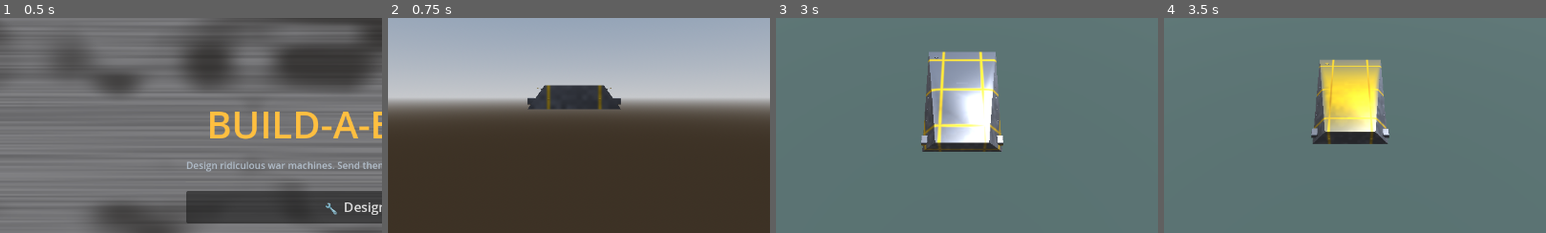
Above: before the commit, frames 1-4 (left to right).
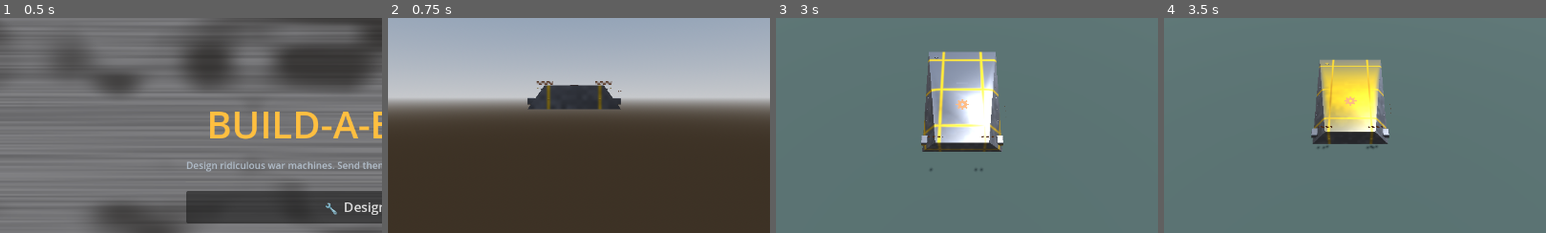
Above: after the commit, the same moments.

Repository: bobcatchris15-eng/Build-A-Bomber
Game: Godot game, scene res://scenes/MainMenu.tscn
Two runs of this game, one before a commit and one after it. Both use one fixed random seed, a clock stepped at 60 frames per second and the inputs below.
Inputs:
- Up to frame 1 (0.5 s): no input
- Up to frame 2 (0.75 s): click "🔧 Design Lab" at 0.5 s
- Up to frame 3 (3 s): click "Blueprint Library..." at 1.25 s; click "Mirror Placement [M]" at 2 s; click "Test in Arena" at 2.75 s
- Up to frame 4 (3.5 s): no input
The pictures show only the part of the screen within x 26-76%, y 32-82%; the shares and areas given below are measured in that part.

Frame 1 is identical in both runs. In frame 2, 0.1% of the frame differs, in the area x 38-62%, y 29-35%; in frame 3, 0.1%; in frame 4, 0.1%, in the area x 40-60%, y 36-61%.

Commit message:
Shared decal/stencil atlas - hazard stripes, serial stencils, mascot icons for all 10 factions
Implements VISUAL_ART_DIRECTION.md 1.4's shared decal library and wires up
the shader's previously-inert decal_tint parameter. Unlike the greeble
cards (5 factions, deliberately silhouette-scale), this applies to all 10
factions uniformly and stays genuinely small/detail-scale.

New hull_decals.gd, same procedural-at-runtime approach that worked for
greebles: every shape - including the stencil serial number's actual
digits, via a hand-encoded 3x5 pixel font - is drawn into a small Image
and cached, no hand-painted assets. Mascot icons are deliberately
simplified to plain geometric crests (gear/hex/star/snowflake/diamond/
cross/blade/leaf) rather than illustrated mascots, per Chris's own
invitation to simplify anything needing real art quality - a detailed
mascot at procedural resolution would be an unrecognizable blob.

Found and fixed a real bug while verifying with screenshots: every decal
was invisible in-game despite completely correct node/material/texture
setup (confirmed via direct inspection). Root cause: decals sat only 0.03
units above the hull's NOMINAL catalog height, but the real authored mesh
has a small ridge detail proud of that nominal size, burying the decal
under real geometry. Fixed with generous proportional clearance matching
the greeble cards' approach, plus nearest-neighbor texture filtering
(linear filtering was blurring the small cutout shapes into blobs).

Verified: 93/93 automated tests green (1 new - universal 4-decal set per
faction, hazard-stripe texture confirmed literally shared while mascot
icons are confirmed genuinely different shapes, re-theming replaces
rather than accumulates, real spawn-pipeline check). Windowed screenshots
across all 10 factions confirm every decal element actually renders and
reads distinctly per faction.

Co-Authored-By: Claude Sonnet 5 <noreply@anthropic.com>

Diff:
--- a/prototype/run_tests.gd
+++ b/prototype/run_tests.gd
@@ -67,6 +67,7 @@
 	success = success and await test_brushed_aluminum_ui_theme()
 	success = success and await test_new_faction_mechanical_bonuses()
 	success = success and await test_hull_greebles()
+	success = success and await test_hull_decals()
 	success = success and await test_size_tiered_manufactories()
 	success = success and await test_win_condition()
 	success = success and await test_energy_pool_and_generators()
@@ -3244,6 +3245,103 @@
 		print("  [PASS] Salvage Union's cost discount, Ledger Combine's build-time reduction, Crimson Concordat's low-HP dps  …(274 unchanged characters)…
 	return ok
 
+func test_hull_decals() -> bool:
+	print("Running Test Suite: Faction Visual Identity - Shared Decal/Stencil Atlas (Hazard Stripes + Serial Stencils + Mascot Icons, All 10 Factions)...")
+	var HullDecals = preload("res://scripts/hull_decals.gd")
+	var FactionCatalog = preload("res://scripts/faction_catalog.gd")
+	var BlueprintManager = preload("res://scripts/blueprint_manager.gd")
+	var hull_size = Vector3(4.0, 1.0, 6.0)
+
+	var ok = true
+
+	# Unlike hull_greebles.gd, decals are UNIVERSAL - every one of the 10
+	# factions should get exactly 4 (2 hazard stripes + 1 serial + 1 mascot),
+	# never a no-op.
+	var ids = FactionCatalog.get_ids()
+	if ids.size() != 10:
+		print("  [FAIL] Expected 10 factions, got ", ids.size())
+		return false
+	for fac in ids:
+		var hull = Node3D.new()
+		root.add_child(hull)
+		HullDecals.apply_decals(hull, fac, hull_size)
+		var container = hull.get_node_or_null("HullDecals")
+		if not container or container.get_child_count() != 4:
+			print("  [FAIL] '", fac, "' should have exactly 4 decals (2 hazard + serial + mascot), got ", container.get_child_count() if container else "no container")
+			ok = false
+		hull.queue_free()
+	await process_frame
+
+	# decal_tint should track detail_color exactly (the accessor's whole
+	# point is to never silently drift from what the hull shader's own
+	# decal_tint uniform already carries).
+	for fac in ["industrialists", "crimson_concordat", "ledger_combine"]:
+		if FactionCatalog.get_visual_decal_tint(fac) != FactionCatalog.get_faction(fac).get("detail_color"):
+			print("  [FAIL] get_visual_decal_tint('", fac, "') should exactly match its detail_color")
+			ok = false
+
+	# Two different factions' mascot icons should be genuinely different
+	# shapes (different cached textures), not the same crest recolored -
+	# proves the per-faction simplification actually varies, not just tint.
+	var hull_a = Node3D.new()
+	root.add_child(hull_a)
+	HullDecals.apply_decals(hull_a, "industrialists", hull_size)
+	var hull_b = Node3D.new()
+	root.add_child(hull_b)
+	HullDecals.apply_decals(hull_b, "glacier_syndicate", hull_size)
+	var mascot_a = hull_a.get_node("HullDecals").get_children()[3].material_override.albedo_texture
+	var mascot_b = hull_b.get_node("HullDecals").get_children()[3].material_override.albedo_texture
+	if mascot_a == mascot_b:
+		print("  [FAIL] Industrialists and Glacier Syndicate should have genuinely different mascot icon shapes (gear vs. snowflake-star), not the same texture")
+		ok = false
+	# But their hazard-stripe texture (a shared, non-mascot element) SHOULD
+	# be the literal same cached texture resource - proves the "one shared
+	# atlas, re-tinted" model is real, not a fresh texture per faction.
+	var hazard_a = hull_a.get_node("HullDecals").get_children()[0].material_override.albedo_texture
+	var hazard_b = hull_b.get_node("HullDecals").get_children()[0].material_override.albedo_texture
+	if hazard_a != hazard_b:
+		print("  [FAIL] Every faction should share the identical cached hazard-stripe texture (only tint differs)")
+		ok = false
+	hull_a.queue_free()
+	hull_b.queue_free()
+	await process_frame
+
+	# Re-applying (a faction change in the Design Lab) must replace, not accumulate.
+	var reuse_hull = Node3D.new()
+	root.add_child(reuse_hull)
+	HullDecals.apply_decals(reuse_hull, "industrialists", hull_size)
+	HullDecals.apply_decals(reuse_hull, "technocrats", hull_size)
+	var reused_container = reuse_hull.get_node_or_null("HullDecals")
+	if not reused_container or reused_container.get_child_count() != 4:
+		print("  [FAIL] Re-applying decals for a different faction should REPLACE, not accumulate, got ", reused_container.get_child_count() if reused_container else "no container")
+		ok = false
+	reuse_hull.queue_free()
+	await process_frame
+
+	# Real spawn-pipeline check.
+	var bp_manager = BlueprintManager.new()
+	root.add_child(bp_manager)
+	var blueprint_data = {
+		"version": 1.0, "hull_type": "medium_hull",
+		"hull_scale": {"x": 1.0, "y": 1.0, "z": 1.0},
+		"armor_material": "hardened_steel", "faction": "dune_runners",
+		"modules": [],
+	}
+	var parent = Node3D.new()
+	root.add_child(parent)
+	var hull = bp_manager.reconstruct_vehicle(blueprint_data, parent, false)
+	var real_container = hull.get_node_or_null("HullDecals") if hull else null
+	if not real_container or real_container.get_child_count() != 4:
+		print("  [FAIL] A real reconstructed hull should carry exactly 4 decals regardless of faction")
+		ok = false
+	parent.queue_free()
+	bp_manager.queue_free()
+	await process_frame
+
+	if ok:
+		print("  [PASS] All 10 factions get the universal 4-decal set (hazard stripes share one cached texture, mascot icons genuinely differ in shape), re-theming replaces rather than accumulates, and a real reconstructed hull carries its decals.")
+	return ok
+
 func test_hull_greebles() -> bool:
 	print("Running Test Suite: Faction Visual Identity - Alpha-Cutout Greeble Cards (5 Treated Factions, 5 Untreated)...")
 	var HullGreebles = preload("res://scripts/hull_greebles.gd")
--- /dev/null
+++ b/prototype/scratch/capture_decal_topdown.gd
@@ -0,0 +1,39 @@
+extends SceneTree
+const BlueprintManager = preload("res://scripts/blueprint_manager.gd")
+func _init():
+	var world = Node3D.new()
+	root.add_child(world)
+	current_scene = world
+	var light = DirectionalLight3D.new()
+	world.add_child(light)
+	light.rotation_degrees = Vector3(-30, 60, 0)
+	light.light_energy = 0.9
+	var env_node = WorldEnvironment.new()
+	var env = Environment.new()
+	env.background_mode = Environment.BG_COLOR
+	env.background_color = Color(0.09, 0.1, 0.12)
+	env.ambient_light_source = Environment.AMBIENT_SOURCE_COLOR
+	env.ambient_light_color = Color(0.4, 0.4, 0.42)
+	env.ambient_light_energy = 1.1
+	env_node.environment = env
+	world.add_child(env_node)
+	var cam = Camera3D.new()
+	world.add_child(cam)
+	cam.look_at_from_position(Vector3(0, 2.2, 1.4), Vector3(0, 0.5, 0.9), Vector3(0,0,-1))
+	var bp = BlueprintManager.new()
+	world.add_child(bp)
+	var blueprint_data = {
+		"version": 1.0, "hull_type": "medium_hull",
+		"hull_scale": {"x": 1.0, "y": 1.0, "z": 1.0},
+		"armor_material": "hardened_steel", "armor_thickness": 1.0,
+		"faction": "industrialists", "modules": [],
+	}
+	var parent = Node3D.new()
+	world.add_child(parent)
+	bp.reconstruct_vehicle(blueprint_data, parent, false)
+	for i in range(6): await process_frame
+	DirAccess.make_dir_recursive_absolute("res://progress_captures/2026-07-13/decals")
+	var img = root.get_texture().get_image()
+	img.save_png("res://progress_captures/2026-07-13/decals/roof_mascot_topdown.png")
+	print("[CAPTURE] saved roof_mascot_topdown.png")
+	quit(0)
--- /dev/null
+++ b/prototype/scratch/capture_decals.gd
@@ -0,0 +1,85 @@
+extends SceneTree
+# Scratch: windowed screenshots proving the shared decal/stencil atlas -
+# hazard stripes + stencil serial + mascot icon actually appear and differ
+# by faction. Must run WITHOUT --headless.
+# Run: ./Godot_v4.3-stable_win64_console.exe --script scratch/capture_decals.gd
+
+const BlueprintManager = preload("res://scripts/blueprint_manager.gd")
+const FactionCatalog = preload("res://scripts/faction_catalog.gd")
+
+func _make_world() -> Node3D:
+	var world = Node3D.new()
+	root.add_child(world)
+	current_scene = world
+	var light = DirectionalLight3D.new()
+	world.add_child(light)
+	light.rotation_degrees = Vector3(-55, -20, 0)
+	light.light_energy = 1.3
+	var env_node = WorldEnvironment.new()
+	var env = Environment.new()
+	env.background_mode = Environment.BG_COLOR
+	env.background_color = Color(0.09, 0.1, 0.12)
+	env.ambient_light_source = Environment.AMBIENT_SOURCE_COLOR
+	env.ambient_light_color = Color(0.35, 0.35, 0.37)
+	env.ambient_light_energy = 0.8
+	env_node.environment = env
+	world.add_child(env_node)
+	return world
+
+func _init():
+	DirAccess.make_dir_recursive_absolute("res://progress_captures/2026-07-13/decals")
+
+	# --- All 10 factions, top-down-ish view so the roof mascot + side serial are visible ---
+	var world = _make_world()
+	var cam = Camera3D.new()
+	world.add_child(cam)
+	cam.look_at_from_position(Vector3(0, 12, 16), Vector3(0, 0.5, 0), Vector3.UP)
+	var bp = BlueprintManager.new()
+	world.add_child(bp)
+	var ids = FactionCatalog.get_ids()
+	var spacing = 4.2
+	var start_x = -spacing * (ids.size() - 1) / 2.0
+	for i in range(ids.size()):
+		var fac = ids[i]
+		var blueprint_data = {
+			"version": 1.0, "hull_type": "medium_hull",
+			"hull_scale": {"x": 1.0, "y": 1.0, "z": 1.0},
+			"armor_material": "hardened_steel", "armor_thickness": 1.0,
+			"faction": fac, "modules": [],
+		}
+		var parent = Node3D.new()
+		world.add_child(parent)
+		bp.reconstruct_vehicle(blueprint_data, parent, false)
+		parent.global_position = Vector3(start_x + i * spacing, 0, 0)
+	for i in range(6): await process_frame
+	var img = root.get_texture().get_image()
+	img.save_png("res://progress_captures/2026-07-13/decals/all_10_factions_topdown.png")
+	print("[CAPTURE] saved all_10_factions_topdown.png")
+	world.queue_free()
+	await process_frame
+
+	# --- Close-up on one hull's mascot + serial, per a few representative factions ---
+	for fac in ["industrialists", "glacier_syndicate", "crimson_concordat", "ledger_combine"]:
+		var world2 = _make_world()
+		var cam2 = Camera3D.new()
+		world2.add_child(cam2)
+		cam2.look_at_from_position(Vector3(3.5, 3.2, 4.5), Vector3(0, 0.6, 0.5), Vector3.UP)
+		var bp2 = BlueprintManager.new()
+		world2.add_child(bp2)
+		var blueprint_data2 = {
+			"version": 1.0, "hull_type": "medium_hull",
+			"hull_scale": {"x": 1.0, "y": 1.0, "z": 1.0},
+			"armor_material": "hardened_steel", "armor_thickness": 1.0,
+			"faction": fac, "modules": [],
+		}
+		var parent2 = Node3D.new()
+		world2.add_child(parent2)
+		bp2.reconstruct_vehicle(blueprint_data2, parent2, false)
+		for i in range(6): await process_frame
+		var img2 = root.get_texture().get_image()
+		img2.save_png("res://progress_captures/2026-07-13/decals/closeup_%s.png" % fac)
+		print("[CAPTURE] saved closeup_", fac, ".png")
+		world2.queue_free()
+		await process_frame
+
+	quit(0)
--- a/prototype/scripts/blueprint_manager.gd
+++ b/prototype/scripts/blueprint_manager.gd
@@ -4,6 +4,7 @@
 const HullDeformScript = preload("res://scripts/hull_deform.gd")
 const HullMaterialBuilderScript = preload("res://scripts/hull_material_builder.gd")
 const HullGreeblesScript = preload("res://scripts/hull_greebles.gd")
+const HullDecalsScript = preload("res://scripts/hull_decals.gd")
 
 func _vec3_to_dict(v: Vector3) -> Dictionary:
 	return {"x": v.x, "y": v.y, "z": v.z}
@@ -286,6 +287,7 @@
 	mesh_inst.material_override = HullMaterialBuilderScript.build_hull_material(armor_mat_name, faction_name)
 	hull.add_child(mesh_inst)
 	HullGreeblesScript.apply_greebles(hull, faction_name, catalog_data.size * hull_scale * armor_bulk)
+	HullDecalsScript.apply_decals(hull, faction_name, catalog_data.size * hull_scale * armor_bulk)
 
 	# Re-create Hull's CollisionShape3D (only in designer)
 	if is_designer:
--- a/prototype/scripts/faction_catalog.gd
+++ b/prototype/scripts/faction_catalog.gd
@@ -163,3 +163,12 @@
 
 static func get_visual_wear_amount(faction_id: String) -> float:
 	return get_faction(faction_id).get("wear_amount", 0.3)
+
+# decal_tint (VISUAL_ART_DIRECTION.md 1.4/2) mirrors detail_color today -
+# same value hull_material_builder.gd already passes as the hull shader's
+# (currently inert) decal_tint uniform, kept as its own accessor so
+# hull_decals.gd's real decal system and the shader's placeholder uniform
+# can never silently drift apart, and so a future faction could set a
+# genuinely different decal_tint without touching detail_color.
+static func get_visual_decal_tint(faction_id: String) -> Color:
+	return get_faction(faction_id).get("detail_color", Color(0.8, 0.8, 0.8))
--- /dev/null
+++ b/prototype/scripts/hull_decals.gd
@@ -0,0 +1,296 @@
+extends RefCounted
+class_name HullDecals
+# Shared decal/stencil atlas (VISUAL_ART_DIRECTION.md 1.4): hazard chevrons,
+# serial stencils, and a small per-faction mascot/insignia icon, one shared
+# library re-tinted per faction's decal_tint (== detail_color) - applies to
+# ALL 10 factions uniformly (unlike hull_greebles.gd's 5-faction silhouette-
+# extending exception), sized to stay genuinely detail-scale, never
+# competing with the silhouette.
+#
+# Same procedural-at-runtime approach that worked well for the greeble
+# cards: every shape (including the stencil serial NUMBER's digits, and
+# every mascot icon) is drawn into a small Image via plain pixel math and
+# cached, not a hand-painted asset - zero new dependency on this week's
+# fragile Blender import pipeline, and it means a "stencil" font that's
+# blocky/gapped by construction, which is genuinely what a real cut stencil
+# looks like, not just a workaround.
+#
+# Mascot icons are deliberately simplified to plain geometric crests (gear,
+# hexagon, star/sunburst, snowflake, diamond, cross, blade, lens/leaf) -
+# NOT detailed illustrated mascot creatures, which would need real
+# hand-authored art quality no pixel-math function can reasonably fake.
+# Chris's own framing invited exactly this call. See DECISIONS_NEEDED.md.
+
+const FactionCatalogScript = preload("res://scripts/faction_catalog.gd")
+
+const DECAL_TEXTURE_SIZE: int = 48
+static var _texture_cache: Dictionary = {}
+
+static func _get_texture(key: String, draw_fn: Callable) -> ImageTexture:
+	if _texture_cache.has(key):
+		return _texture_cache[key]
+	var img = Image.create(DECAL_TEXTURE_SIZE, DECAL_TEXTURE_SIZE, false, Image.FORMAT_RGBA8)
+	img.fill(Color(0, 0, 0, 0))
+	draw_fn.call(img)
+	var tex = ImageTexture.create_from_image(img)
+	_texture_cache[key] = tex
+	return tex
+
+# --- Hazard stripe pattern (diagonal alternating chevrons) ---
+static func _draw_hazard(img: Image):
+	var n = img.get_width()
+	var stripe_freq = 6.0
+	for x in range(n):
+		for y in range(n):
+			var u = float(x) / n
+			var v = float(y) / n
+			var band = fposmod((u + v) * stripe_freq, 2.0)
+			if band < 1.0:
+				img.set_pixel(x, y, Color(1, 1, 1, 1))
+
+# --- Tiny 3x5 stencil pixel-font, digits 0-9 (a real cut stencil is
+# blocky/gapped, so a coarse pixel font is thematically correct, not just
+# an approximation) ---
+const DIGIT_FONT = {
+	"0": ["111", "101", "101", "101", "111"],
+	"1": ["010", "110", "010", "010", "111"],
+	"2": ["111", "001", "111", "100", "111"],
+	"3": ["111", "001", "111", "001", "111"],
+	"4": ["101", "101", "111", "001", "001"],
+	"5": ["111", "100", "111", "001", "111"],
+	"6": ["111", "100", "111", "101", "111"],
+	"7": ["111", "001", "010", "010", "010"],
+	"8": ["111", "101", "111", "101", "111"],
+	"9": ["111", "101", "111", "001", "111"],
+}
+
+static func _draw_serial(img: Image, serial: String):
+	var scale = 3
+	var digit_w = 3 * scale
+	var digit_h = 5 * scale
+	var gap = 2
+	var total_w = serial.length() * digit_w + (serial.length() - 1) * gap
+	var start_x = (img.get_width() - total_w) / 2
+	var start_y = (img.get_height() - digit_h) / 2
+	for i in range(serial.length()):
+		var glyph = DIGIT_FONT.get(serial[i], DIGIT_FONT["0"])
+		var ox = start_x + i * (digit_w + gap)
+		for row in range(5):
+			for col in range(3):
+				if glyph[row][col] == "1":
+					for py in range(scale):
+						for px in range(scale):
+							img.set_pixel(ox + col * scale + px, start_y + row * scale + py, Color(1, 1, 1, 1))
+
+static func _get_faction_serial(faction: String) -> String:
+	return str(100 + (hash(faction) % 900))
+
+# --- Mascot/insignia icons - plain geometric crests, not illustrated
+# mascots (see file header) ---
+static func _draw_gear(img: Image):
+	var n = img.get_width()
+	var teeth = 8
+	var base_r = 0.27
+	var tooth_r = 0.38
+	var hub_r = 0.1
+	for x in range(n):
+		for y in range(n):
+			var dx = float(x) / n - 0.5
+			var dy = float(y) / n - 0.5
+			var r = sqrt(dx * dx + dy * dy)
+			var angle = atan2(dy, dx)
+			var r_at_angle = base_r if cos(angle * teeth) < 0.25 else tooth_r
+			if r <= r_at_angle and r >= hub_r:
+				img.set_pixel(x, y, Color(1, 1, 1, 1))
+
+static func _draw_hex(img: Image):
+	var n = img.get_width()
+	var radius = 0.36
+	var dirs = []
+	for i in range(6):
+		var a = i * PI / 3.0
+		dirs.append(Vector2(cos(a), sin(a)))
+	for x in range(n):
+		for y in range(n):
+			var dx = float(x) / n - 0.5
+			var dy = float(y) / n - 0.5
+			var p = Vector2(dx, dy)
+			var inside = true
+			for d in dirs:
+				if p.dot(d) > radius:
+					inside = false
+					break
+			if inside:
+				img.set_pixel(x, y, Color(1, 1, 1, 1))
+
+# Configurable pointed star - reused for Expansionists' compass star,
+# Dune Runners' thin sunburst, and Aerodrome Cartel's thick propeller.
+static func _draw_star(img: Image, points: int, outer_r: float, inner_ratio: float):
+	var n = img.get_width()
+	var seg = TAU / points
+	for x in range(n):
+		for y in range(n):
+			var dx = float(x) / n - 0.5
+			var dy = float(y) / n - 0.5
+			var r = sqrt(dx * dx + dy * dy)
+			var angle = atan2(dy, dx)
+			if angle < 0.0: angle += TAU
+			var local_angle = fmod(angle, seg) - seg / 2.0
+			var t = abs(local_angle) / (seg / 2.0)
+			var r_at_angle = lerp(outer_r, outer_r * inner_ratio, t)
+			if r <= r_at_angle:
+				img.set_pixel(x, y, Color(1, 1, 1, 1))
+
+static func _draw_diamond(img: Image):
+	var n = img.get_width()
+	var radius = 0.38
+	for x in range(n):
+		for y in range(n):
+			var dx = abs(float(x) / n - 0.5)
+			var dy = abs(float(y) / n - 0.5)
+			if dx + dy <= radius:
+				img.set_pixel(x, y, Color(1, 1, 1, 1))
+
+static func _draw_cross(img: Image):
+	var n = img.get_width()
+	var half_thick = 0.09
+	var radius = 0.38
+	for x in range(n):
+		for y in range(n):
+			var dx = float(x) / n - 0.5
+			var dy = float(y) / n - 0.5
+			var r = sqrt(dx * dx + dy * dy)
+			if r <= radius and (abs(dx) <= half_thick or abs(dy) <= half_thick):
+				img.set_pixel(x, y, Color(1, 1, 1, 1))
+
+# A blade with a crossguard - Crimson Concordat's trophy-spike motif.
+static func _draw_blade(img: Image):
+	var n = img.get_width()
+	for x in range(n):
+		for y in range(n):
+			var u = float(x) / n
+			var v = float(y) / n
+			var filled = false
+			if v <= 0.65:
+				var half_width = 0.05 + (0.65 - v) * 0.12
+				filled = abs(u - 0.5) <= half_width
+			elif v <= 0.78:
+				filled = abs(u - 0.5) <= 0.3
+			else:
+				filled = abs(u - 0.5) <= 0.05
+			if filled:
+				img.set_pixel(x, y, Color(1, 1, 1, 1))
+
+# A lens/leaf shape (vesica piscis - two overlapping circles) - Bayou
+# Irregulars' insignia.
+static func _draw_leaf(img: Image):
+	var n = img.get_width()
+	var r = 0.32
+	var offset = 0.22
+	var a = Vector2(0.5 - offset, 0.5)
+	var b = Vector2(0.5 + offset, 0.5)
+	for x in range(n):
+		for y in range(n):
+			var p = Vector2(float(x) / n, float(y) / n)
+			if p.distance_to(a) <= r and p.distance_to(b) <= r:
+				img.set_pixel(x, y, Color(1, 1, 1, 1))
+
+const MASCOT_SHAPES = {
+	"industrialists": "gear",
+	"technocrats": "hex",
+	"expansionists": "star_compass",
+	"salvage_union": "cross",
+	"crimson_concordat": "blade",
+	"glacier_syndicate": "star_snowflake",
+	"dune_runners": "star_sunburst",
+	"ledger_combine": "diamond",
+	"bayou_irregulars": "leaf",
+	"aerodrome_cartel": "star_propeller",
+}
+
+static func _get_mascot_texture(faction: String) -> ImageTexture:
+	var shape = MASCOT_SHAPES.get(faction, "gear")
+	match shape:
+		"gear": return _get_texture("mascot_gear", _draw_gear)
+		"hex": return _get_texture("mascot_hex", _draw_hex)
+		"diamond": return _get_texture("mascot_diamond", _draw_diamond)
+		"cross": return _get_texture("mascot_cross", _draw_cross)
+		"blade": return _get_texture("mascot_blade", _draw_blade)
+		"leaf": return _get_texture("mascot_leaf", _draw_leaf)
+		"star_compass": return _get_texture("mascot_star_compass", func(img): _draw_star(img, 5, 0.4, 0.4))
+		"star_snowflake": return _get_texture("mascot_star_snowflake", func(img): _draw_star(img, 6, 0.42, 0.18))
+		"star_sunburst": return _get_texture("mascot_star_sunburst", func(img): _draw_star(img, 8, 0.42, 0.15))
+		"star_propeller": return _get_texture("mascot_star_propeller", func(img): _draw_star(img, 3, 0.4, 0.55))
+		_: return _get_texture("mascot_gear", _draw_gear)
+
+static func _make_decal_material(texture: Texture2D, color: Color) -> StandardMaterial3D:
+	var mat = StandardMaterial3D.new()
+	mat.albedo_texture = texture
+	mat.albedo_color = color
+	mat.transparency = BaseMaterial3D.TRANSPARENCY_ALPHA_SCISSOR
+	mat.alpha_scissor_threshold = 0.5
+	mat.cull_mode = BaseMaterial3D.CULL_DISABLED
+	mat.roughness = 0.6
+	# Nearest-neighbor, not the default linear filter - these decals are
+	# small on-screen and linear filtering was blurring the alpha-cutout
+	# edge into a soft blob (especially the stencil serial digits and the
+	# smaller mascot icons), the opposite of the crisp, blocky "real cut
+	# stencil" look this whole system is going for.
+	mat.texture_filter = BaseMaterial3D.TEXTURE_FILTER_NEAREST
+	return mat
+
+static func _add_decal(container: Node3D, texture: Texture2D, color: Color, size: Vector2, pos: Vector3, rot: Vector3):
+	var card = MeshInstance3D.new()
+	var quad = QuadMesh.new()
+	quad.size = size
+	card.mesh = quad
+	card.material_override = _make_decal_material(texture, color)
+	container.add_child(card)
+	card.position = pos
+	card.rotation = rot
+
+# Removes any previously-attached decals (so faction changes in the Design
+# Lab don't accumulate duplicates) and rebuilds - every faction gets
+# decals (universal library), unlike hull_greebles.gd's 5-faction
+# exclusivity.
+static func apply_decals(hull: Node3D, faction: String, hull_size: Vector3):
+	var old = hull.get_node_or_null("HullDecals")
+	if old:
+		hull.remove_child(old)
+		old.queue_free()
+	var container = Node3D.new()
+	container.name = "HullDecals"
+	hull.add_child(container)
+
+	var tint = FactionCatalogScript.get_visual_decal_tint(faction)
+	var hazard_tex = _get_texture("hazard", _draw_hazard)
+
+	# 2 hazard-stripe strips near the front-top panel edge (a real cut
+	# stencil's most common placement - a warning strip along an edge).
+	# Held clear of the hull's own top face by a real margin (not a razor-
+	# thin offset) - too close to the surface risked z-fighting/occlusion
+	# against the hull's own opaque material, the same lesson
+	# hull_greebles.gd's cards never had to learn since they sit well
+	# outside the hull entirely.
+	var stripe_size = Vector2(hull_size.x * 0.18, hull_size.y * 0.16)
+	for side in [-1.0, 1.0]:
+		_add_decal(container, hazard_tex, tint, stripe_size,
+			Vector3(side * hull_size.x * 0.32, hull_size.y * 0.62, hull_size.z * 0.46),
+			Vector3(0, 0, 0))
+
+	# 1 stencil serial number, small, on the side near the front.
+	var serial = _get_faction_serial(faction)
+	var serial_tex = _get_texture("serial_%s" % serial, func(img): _draw_serial(img, serial))
+	_add_decal(container, serial_tex, tint, Vector2(hull_size.x * 0.32, hull_size.y * 0.14),
+		Vector3(hull_size.x * 0.56, hull_size.y * 0.3, hull_size.z * 0.2),
+		Vector3(0, PI / 2.0, 0))
+
+	# 1 mascot/insignia icon, small and fixed - never more than ~12% of the
+	# hull's own footprint width, well under the "silhouette-scale" line
+	# these are deliberately kept clear of (unlike hull_greebles.gd's 5
+	# treated factions).
+	var mascot_tex = _get_mascot_texture(faction)
+	var mascot_size = Vector2(min(hull_size.x, hull_size.z) * 0.22, min(hull_size.x, hull_size.z) * 0.22)
+	_add_decal(container, mascot_tex, tint, mascot_size,
+		Vector3(0, hull_size.y * 0.62, hull_size.z * 0.15),
+		Vector3(-PI / 2.0, 0, 0))
--- a/prototype/scripts/module_placer.gd
+++ b/prototype/scripts/module_placer.gd
@@ -7,6 +7,7 @@
 const HullDeformScript = preload("res://scripts/hull_deform.gd")
 const HullMaterialBuilderScript = preload("res://scripts/hull_material_builder.gd")
 const HullGreeblesScript = preload("res://scripts/hull_greebles.gd")
+const HullDecalsScript = preload("res://scripts/hull_decals.gd")
 
 @export var hull_path: NodePath
 var hull: Node3D
@@ -1076,6 +1077,7 @@
 	# Apply material - shared faction+armor shader (see hull_material_builder.gd)
 	mesh_inst.material_override = HullMaterialBuilderScript.build_hull_material(armor_mat_name, faction_name)
 	HullGreeblesScript.apply_greebles(hull, faction_name, catalog_data.size * hull_scale * armor_bulk)
+	HullDecalsScript.apply_decals(hull, faction_name, catalog_data.size * hull_scale * armor_bulk)
 
 	# Also update collision shape size in the designer
 	var col = hull.get_node_or_null("CollisionShape3D") as CollisionShape3D
Binary file added: prototype/progress_captures/2026-07-13/decals/all_10_factions_topdown.png
Binary file added: prototype/progress_captures/2026-07-13/decals/closeup_crimson_concordat.png
Binary file added: prototype/progress_captures/2026-07-13/decals/closeup_glacier_syndicate.png
Binary file added: prototype/progress_captures/2026-07-13/decals/closeup_industrialists.png
Binary file added: prototype/progress_captures/2026-07-13/decals/closeup_ledger_combine.png
Binary file added: prototype/progress_captures/2026-07-13/decals/roof_mascot_topdown.png
Not shown, changed: DECISIONS_NEEDED.md
Not shown, changed: PROGRESS.md
